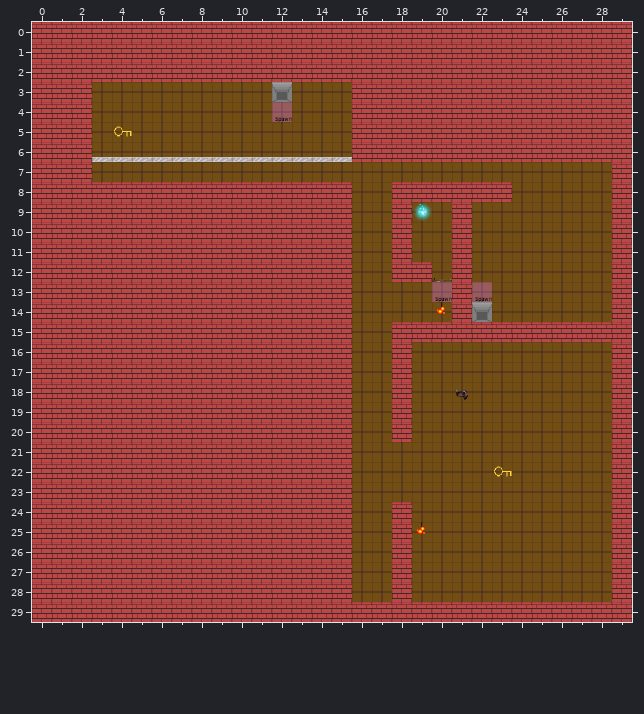
Level history. Tiled map: SCollector/SCollector/assets/maps/Debug1.tmx. Above: the version before the commit.
Cells are 32x32 px. Shown: x 0..29, y 0..29.
New version:
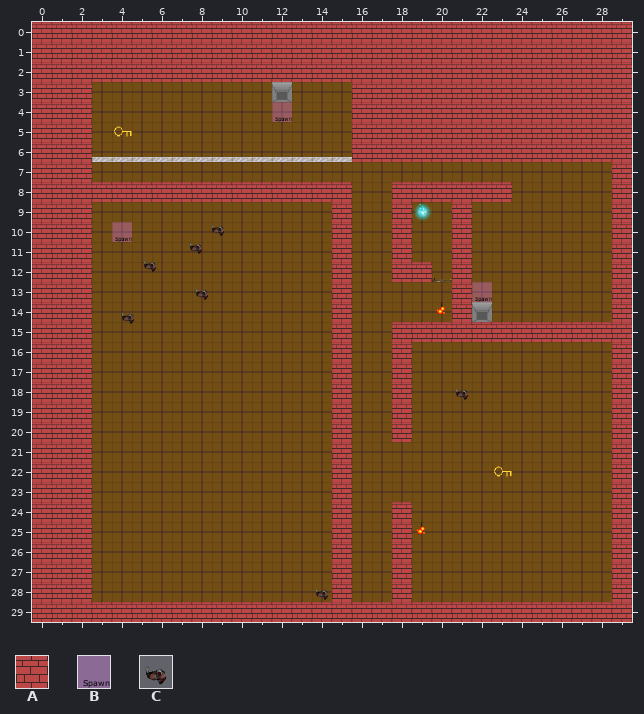
Key: from "Collision": A 1; from "Object": B 1, C 3.
_ is an empty cell.
Objects are placed by their top-left corner, in cells (3,4 is the top-left corner of cell 3,4); size is 1x1 cell unless given.
Commit: Finished slow demon
Change:
Layer "Collision":
y 9..28: x 3..14 AAAAAAAAAAAA -> ____________
Layer "Object Layer 1":
added: C "SlowDemon" at 8.8,9.8
changed: B "Init" at 20,13 -> B "Init" at 4,10
added: C "SlowDemon" at 7.7,10.7
added: C "SlowDemon" at 5.4,11.6
added: C "SlowDemon" at 8,13
added: C "SlowDemon" at 4.3,14.2
added: C "Demon" at 14,28
Pixel boxes of the changes (left, top, right, bottom) in both pictures:
changed: (92, 202, 332, 602)
old place: (432, 282, 452, 302)
